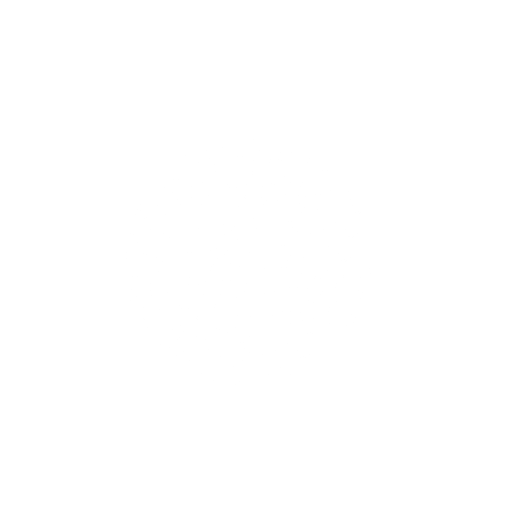
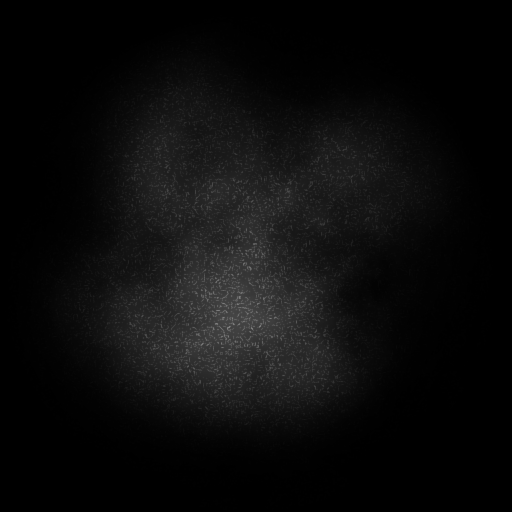
The second 512 × 512 image is a revision of the first. Changes to its layers:
added layer "Layer 4" (multiply, 90%) above "Layer 3" over [0, 0, 512, 512]
added layer "Layer 3" (multiply) above "Layer 1 copy" over [0, 0, 512, 512]
added layer "Layer 1 copy" above "Layer 1" over [0, 13, 496, 512]
hid "Layer 1" over [0, 13, 496, 512]
showed "Layer 2" over [0, 0, 512, 512]
